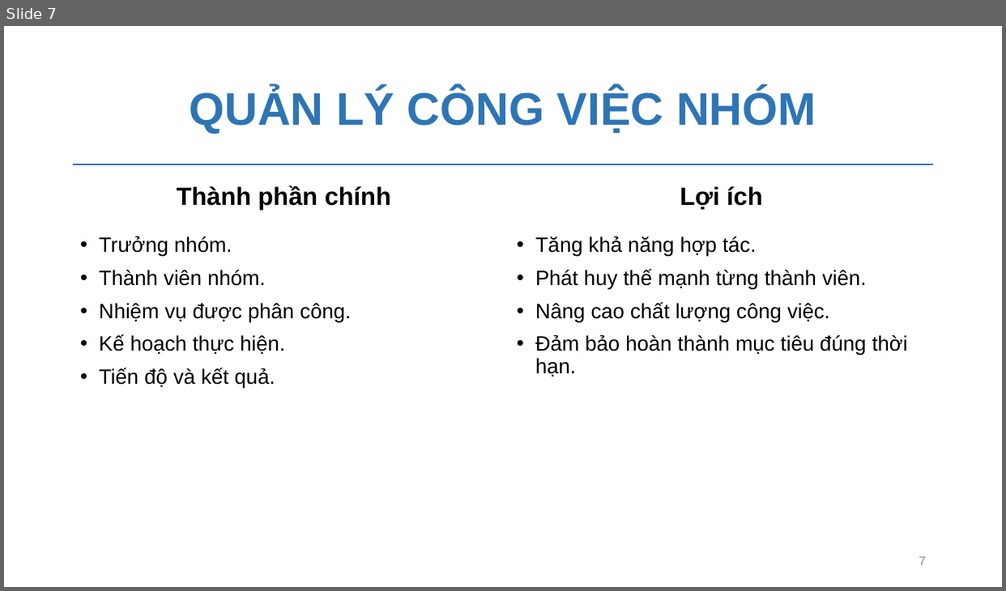
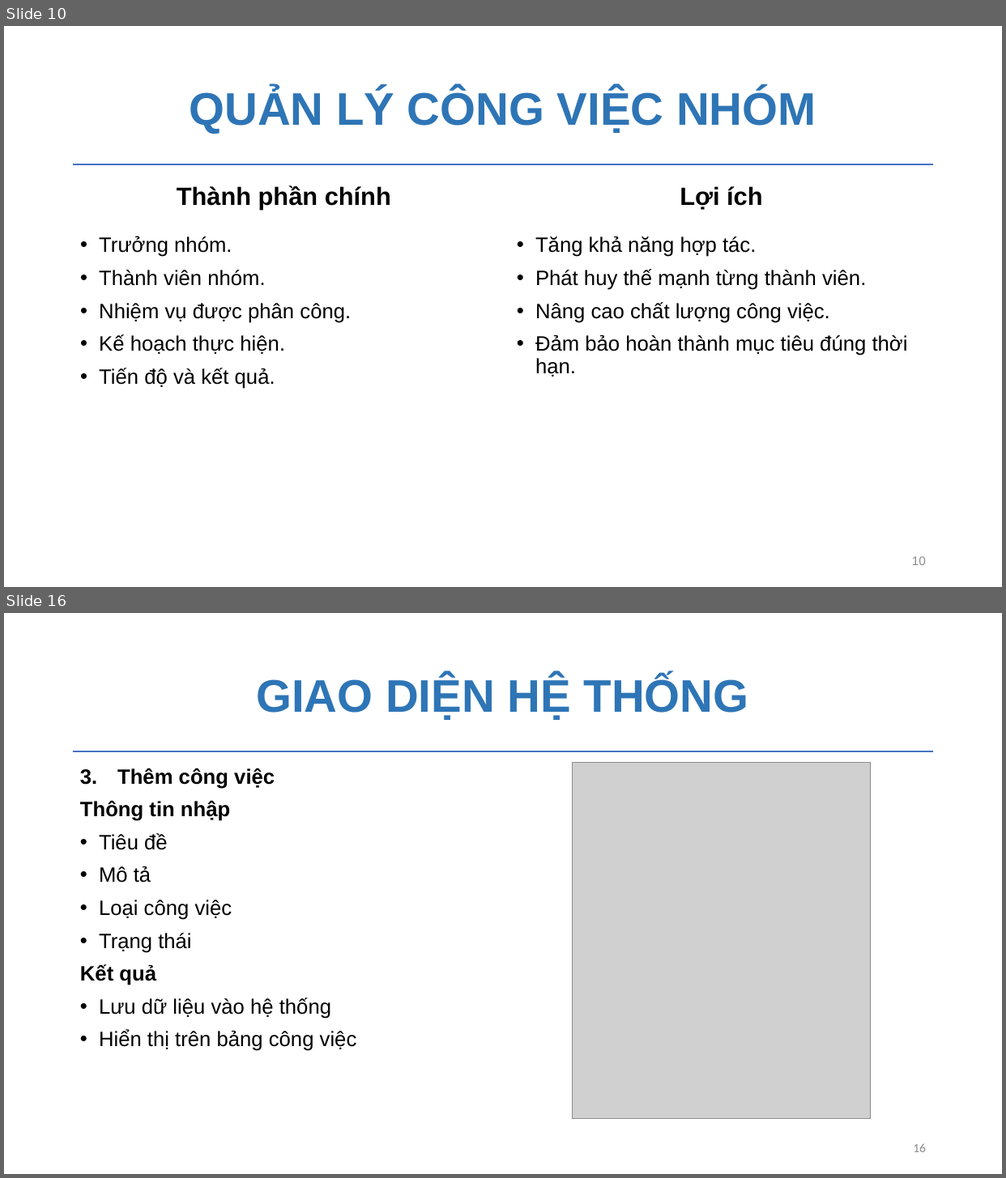
Before and after one commit to chautuyettran/CNPM-nhom17, a slide deck: nhom17.pptx. Shown one above the other, each under a label of ours: slide 7 before the commit, slides 10 and 16 after it; the slides between them are not shown. The pictures are 1006x591 and 1006x1178 pixels, drawn with LibreOffice and Linux fonts; fonts in the diff are those of the drawing; grey boxes stand for pictures; background and template pictures are left out. Boxes give left, top, right and bottom in pixels: in the first picture for what was removed or moved away, otherwise in the second. Text is boxed around its words. In the diff, an @@ line names an element or a change of style, - is before the commit and + after.

```diff
--- a/nhom17.pptx
+++ b/nhom17.pptx
@@ slide 16 added at box(4, 613, 1002, 1174), background #FFFFFF; not listed: 1 template element that a slide beside it also shows @@
@@ title added at box(256, 675, 749, 720), 44 pt, text #2E75B6, bold @@
+GIAO DIỆN HỆ THỐNG
@@ text added at box(80, 768, 357, 1051), 20 pt, text #000000 @@
+3. Thêm công việc
+Thông tin nhập
+• Tiêu đề
+• Mô tả
+• Loại công việc
+• Trạng thái
+Kết quả
+• Lưu dữ liệu vào hệ thống
+• Hiển thị trên bảng công việc
@@ picture added at box(572, 763, 870, 1119) @@
@@ page number added at box(913, 1144, 926, 1152), 12 pt, text #8C8C8C @@
+16
@@ what was slide 7 is now slide 10 @@
@@ page number at box(912, 557, 926, 565): text changed @@
-7
+10
```
Also in this commit, not shown: 8 slides changed, 9 other slides added, 1 slide removed, 17 other files.
